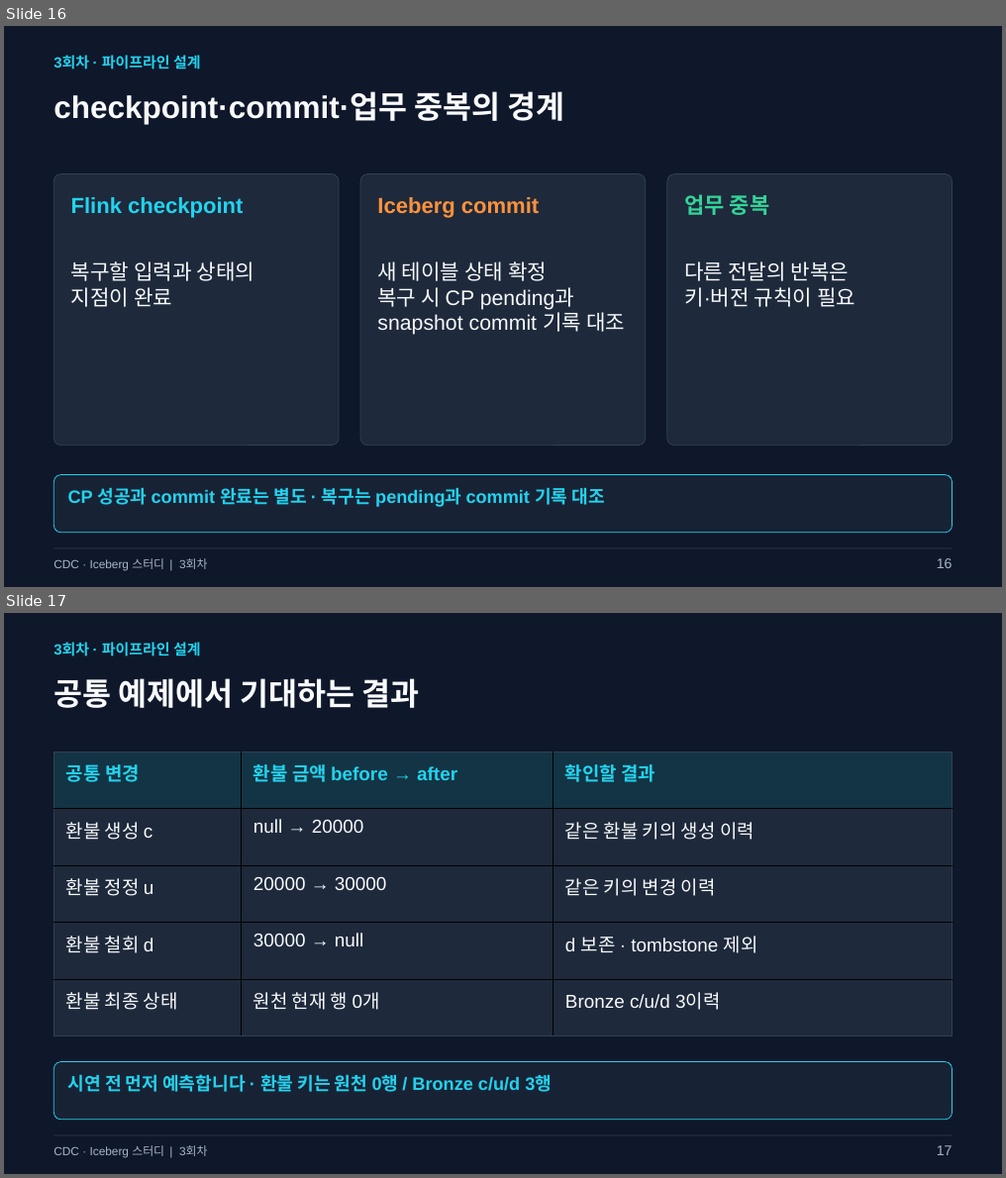
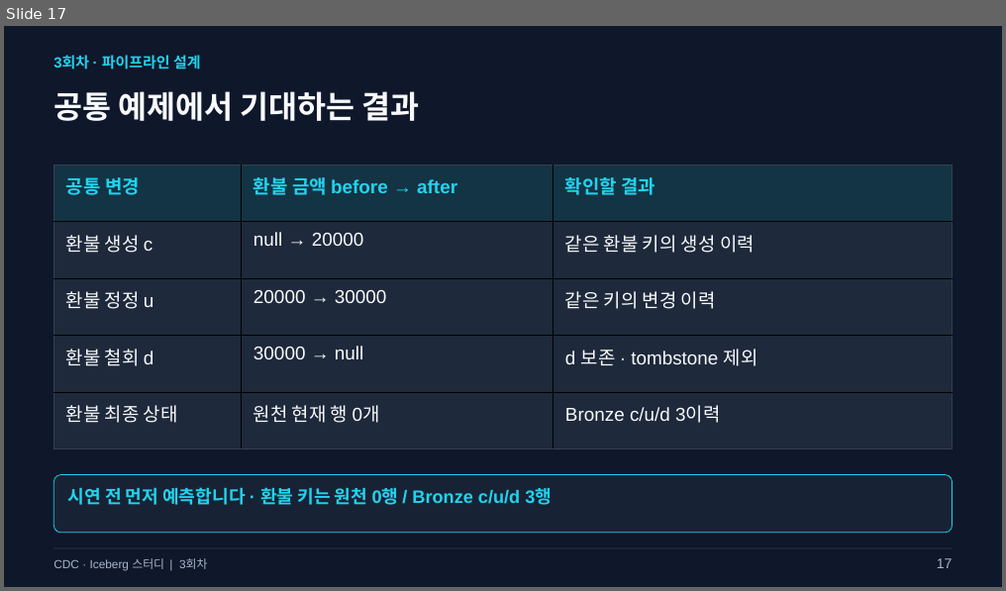
Before and after one commit to kim-dabin/cdc-lakehouse-study, a slide deck: labs/session03/slides/03-session03.pptx. Shown one above the other, each under a label of ours: slides 16 and 17 before the commit, slide 17 after it. The pictures are 1006x1178 and 1006x591 pixels, drawn with LibreOffice and Linux fonts; fonts in the diff are those of the drawing. Boxes give left, top, right and bottom in pixels: in the first picture for what was removed or moved away, otherwise in the second. Text is boxed around its words. In the diff, an @@ line names an element or a change of style, - is before the commit and + after.

Commit message:
Introduce Flink concepts before runtime and recovery details

```diff
--- a/labs/session03/slides/03-session03.pptx
+++ b/labs/session03/slides/03-session03.pptx
@@ slide 16 removed at (4,26,1002,587), background #0F172A @@
@@ text removed at (54,55,201,70) @@
-3회차 · 파이프라인 설계
@@ text removed at (54,91,565,124) @@
-checkpoint·commit·업무 중복의 경계
@@ rounded rectangle removed at (54,174,340,445) @@
@@ text removed at (71,197,243,218) @@
-Flink checkpoint
@@ rounded rectangle removed at (360,174,646,445) @@
@@ text removed at (377,197,539,218) @@
-Iceberg commit
@@ rounded rectangle removed at (667,174,952,445) @@
@@ text removed at (684,194,770,215) @@
-업무 중복
@@ text removed at (71,262,255,307) @@
-복구할 입력과 상태의
-지점이 완료
@@ text removed at (377,262,625,335) @@
-새 테이블 상태 확정
-복구 시 CP pending과
-snapshot commit 기록 대조
@@ text removed at (684,262,855,307) @@
-다른 전달의 반복은
-키·버전 규칙이 필요
@@ rounded rectangle removed at (54,475,952,533) @@
@@ text removed at (68,488,605,507) @@
-CP 성공과 commit 완료는 별도 · 복구는 pending과 commit 기록 대조
@@ text removed at (54,559,207,571) @@
-CDC · Iceberg 스터디 | 3회차
@@ rectangle removed at (54,549,952,550) @@
@@ text removed at (937,559,952,569) @@
-16
```
Also in this commit, not shown: 8 slides changed, 2 slides added, 1 other slide removed, 2 other files.
